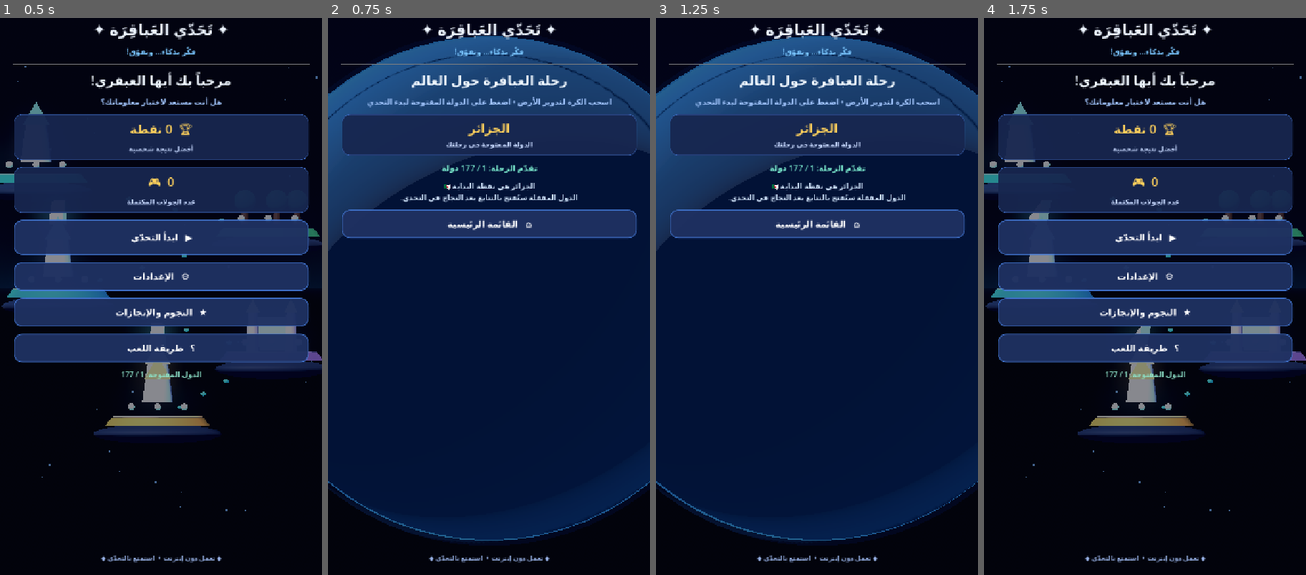
Above: before the commit, frames 1-4 (left to right).
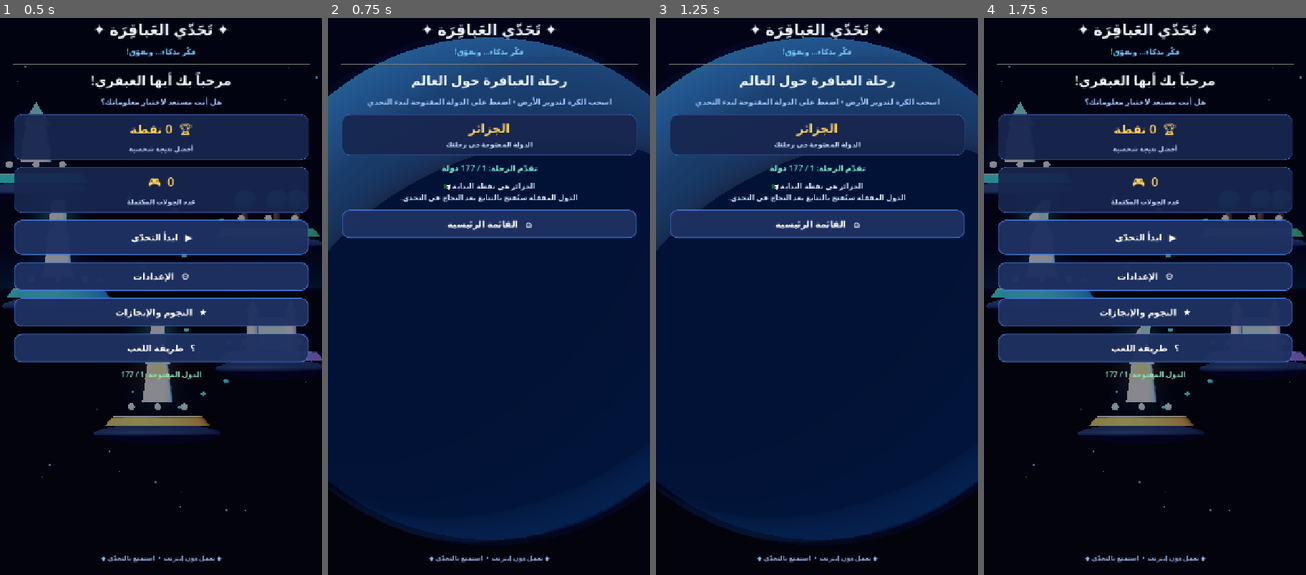
Above: after the commit, the same moments.

Repository: mahdialloui01-art/challenge-
Game: Godot game, scene res://scenes/main.tscn
The game is run twice, just before and just after one commit, with the same random seed, the same clock (stepped at 60 frames per second) and the same inputs.
Inputs:
- Up to frame 1 (0.5 s): no input
- Up to frame 2 (0.75 s): click "▶ ابدأ التحدّي" at 0.5 s
- Up to frame 3 (1.25 s): no input
- Up to frame 4 (1.75 s): click "⌂ القائمة الرئيسية" at 1.25 s

Frame 1 is identical in both runs. In frame 2, 0.7% of the frame differs, in the area x 0-100%, y 3-94%; in frame 3, 0.6%; in frame 4, nothing differs.

Commit message:
Remove artificial equatorial ring from the realistic Earth globe

Diff:
--- a/scripts/world_globe.gd
+++ b/scripts/world_globe.gd
@@ -90,19 +90,6 @@
     light.omni_range = 16.0
     add_child(light)
 
-    var rim := MeshInstance3D.new()
-    var ring := TorusMesh.new()
-    ring.inner_radius = 3.16
-    ring.outer_radius = 3.19
-    rim.mesh = ring
-    rim.rotation_degrees.x = 90.0
-    var ring_mat := StandardMaterial3D.new()
-    ring_mat.shading_mode = BaseMaterial3D.SHADING_MODE_UNSHADED
-    ring_mat.albedo_color = Color("#38aaff")
-    ring_mat.emission_enabled = true
-    ring_mat.emission = Color("#147dff")
-    rim.material_override = ring_mat
-    add_child(rim)
 
 func _load_country_geometry() -> void:
     if not FileAccess.file_exists(DATA_PATH):
@@ -113,12 +100,6 @@
         push_error("Invalid country boundary data")
         return
     var features: Array = parsed.get("features", [])
-    var line_material := StandardMaterial3D.new()
-    line_material.shading_mode = BaseMaterial3D.SHADING_MODE_UNSHADED
-    line_material.albedo_color = Color("#8ddcff")
-    line_material.emission_enabled = true
-    line_material.emission = Color("#267dbd")
-    line_material.emission_energy_multiplier = 0.65
     for feature in features:
         if not feature is Dictionary:
             continue
